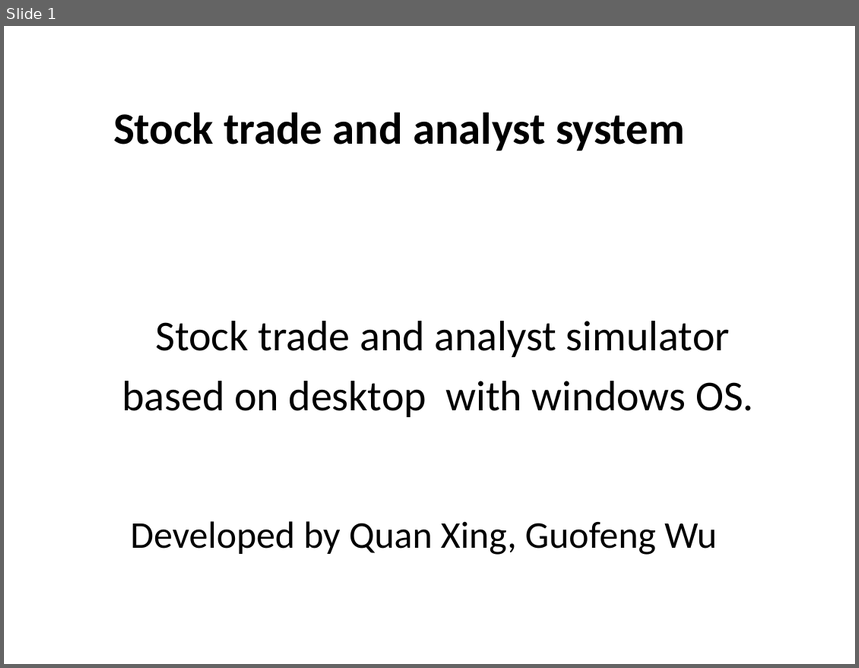
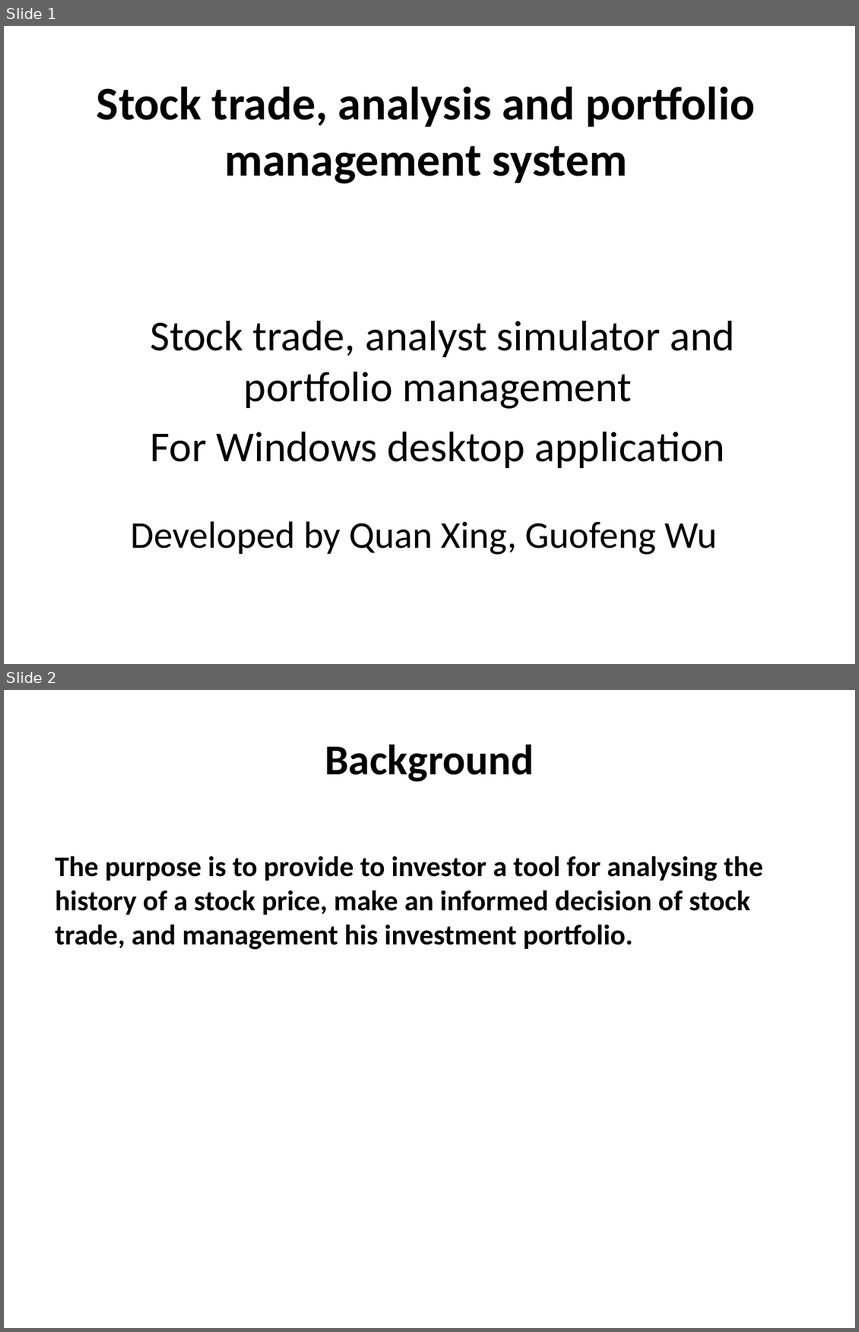
Before and after one commit to IPD8-guofeng/dotnet-group-project, a slide deck: Stock trade and analyst system.pptx. Shown one above the other, each under a label of ours: slide 1 before the commit, slides 1 and 2 after it. The pictures are 859x668 and 859x1332 pixels, drawn with LibreOffice and Linux fonts; fonts in the diff are those of the drawing. Boxes give left, top, right and bottom in pixels: in the first picture for what was removed or moved away, otherwise in the second. Text is boxed around its words. In the diff, an @@ line names an element or a change of style, - is before the commit and + after.

```diff
--- a/Stock trade and analyst system.pptx
+++ b/Stock trade and analyst system.pptx
@@ slide 2 added at [4,690,855,1328], background #FFFFFF @@
@@ text added at [55,744,763,950], 24 pt, text #000000, bold @@
+Background
+The purpose is to provide to investor a tool for analysing the history of a stock price, make an informed decision of stock trade, and management his investment portfolio.
@@ slide 1 changed as well @@
@@ title at [97,86,755,184]: text changed; size 37.8 to 39.6 pt @@
-Stock trade and analyst system
+Stock trade, analysis and portfolio management system
@@ text at [150,321,735,468]: text changed @@
-Stock trade and analyst simulator
-based on desktop with windows OS.
+Stock trade, analyst simulator and portfolio management
+For Windows desktop application
```
Also in this commit, not shown: 6 other slides changed, 4 other slides added, 8 slides removed, 1 other file.
